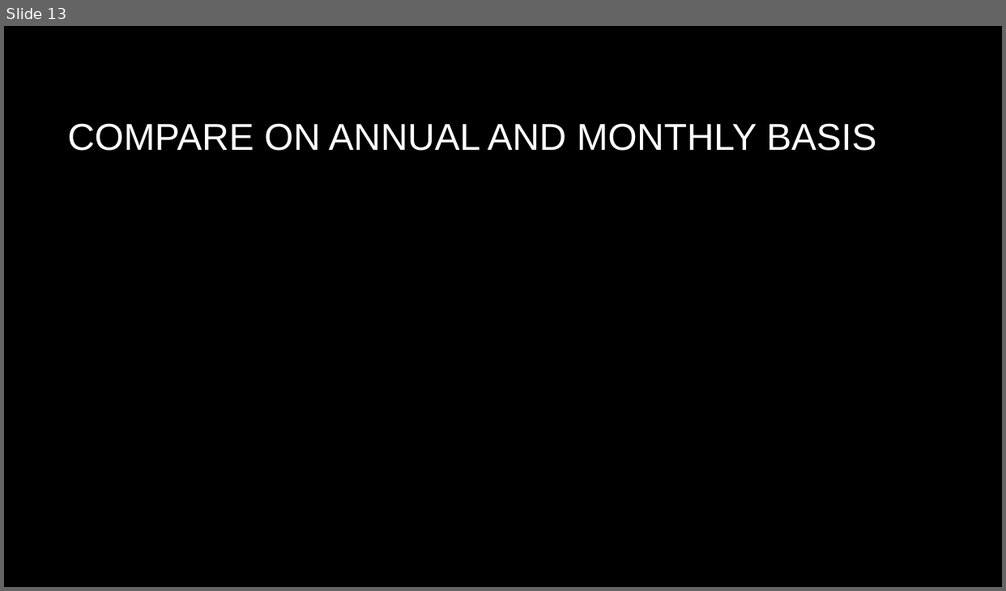
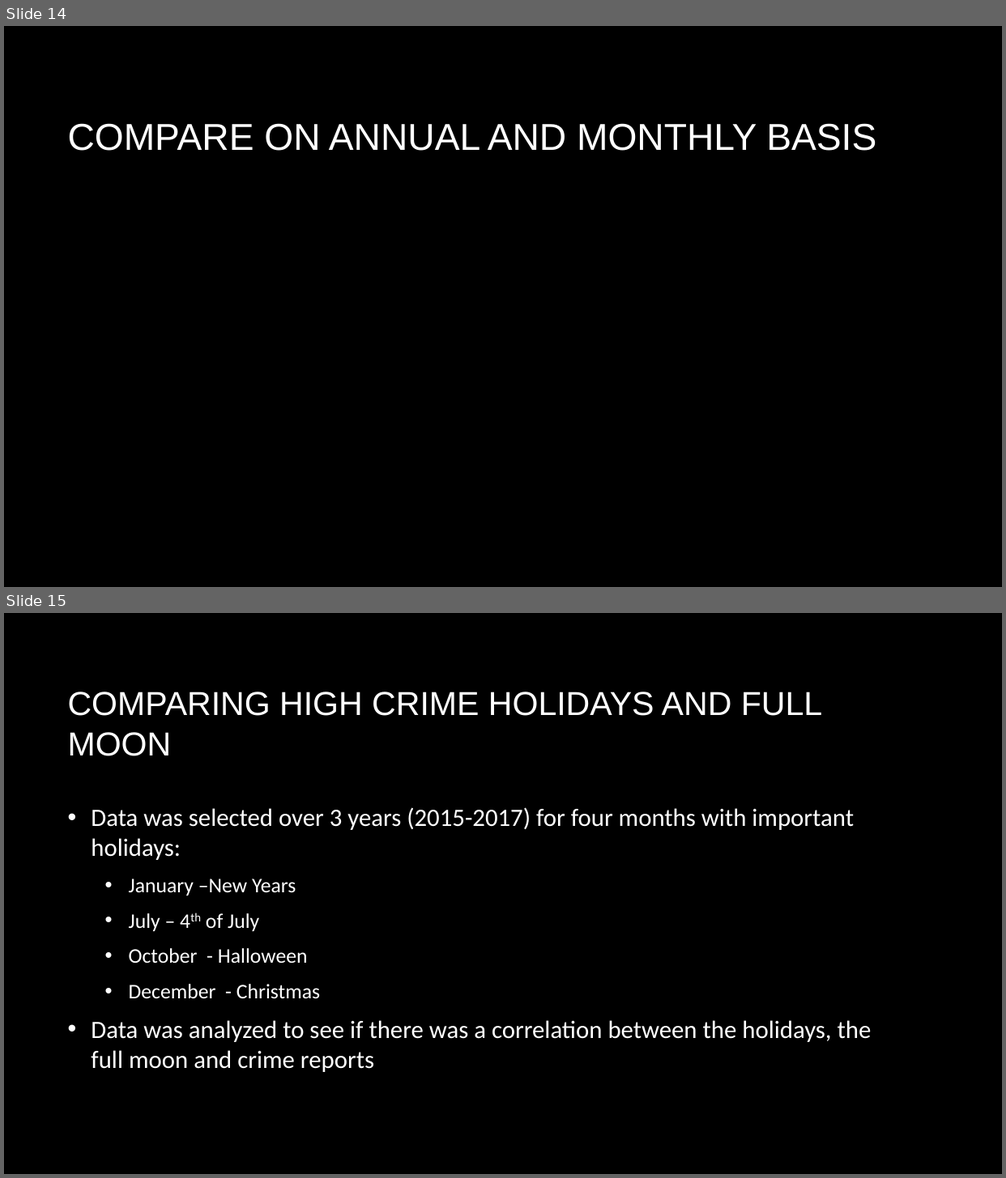
Before and after one commit to flashforward89/Project-1, a slide deck: Master Folder/Lunar Phase Influence On Crime in Austin Texas.pptx. Shown one above the other, each under a label of ours: slide 13 before the commit, slides 14 and 15 after it. The pictures are 1006x591 and 1006x1178 pixels, drawn with LibreOffice and Linux fonts; fonts in the diff are those of the drawing; background and template pictures are left out. Boxes give left, top, right and bottom in pixels: in the first picture for what was removed or moved away, otherwise in the second. Text is boxed around its words. In the diff, an @@ line names an element or a change of style, - is before the commit and + after.

```diff
--- a/Master Folder/Lunar Phase Influence On Crime in Austin Texas.pptx
+++ b/Master Folder/Lunar Phase Influence On Crime in Austin Texas.pptx
@@ slide 15 added at bbox=[4, 613, 1002, 1174], background picture (left out) @@
@@ title added at bbox=[68, 692, 822, 756], 32 pt, text #FFFFFF @@
+COMPARING HIGH CRIME HOLIDAYS AND FULL MOON
@@ text added at bbox=[91, 807, 872, 1072], 24 pt, text #FFFFFF @@
+• Data was selected over 3 years (2015-2017) for four months with important holidays:
+  • January –New Years
+  • July – 4th of July
+  • October - Halloween
+  • December - Christmas
+• Data was analyzed to see if there was a correlation between the holidays, the full moon and crime reports
@@ what was slide 13 is now slide 14 @@
```
Also in this commit, not shown: 1 slide changed, 6 other slides added, 1 other file.
